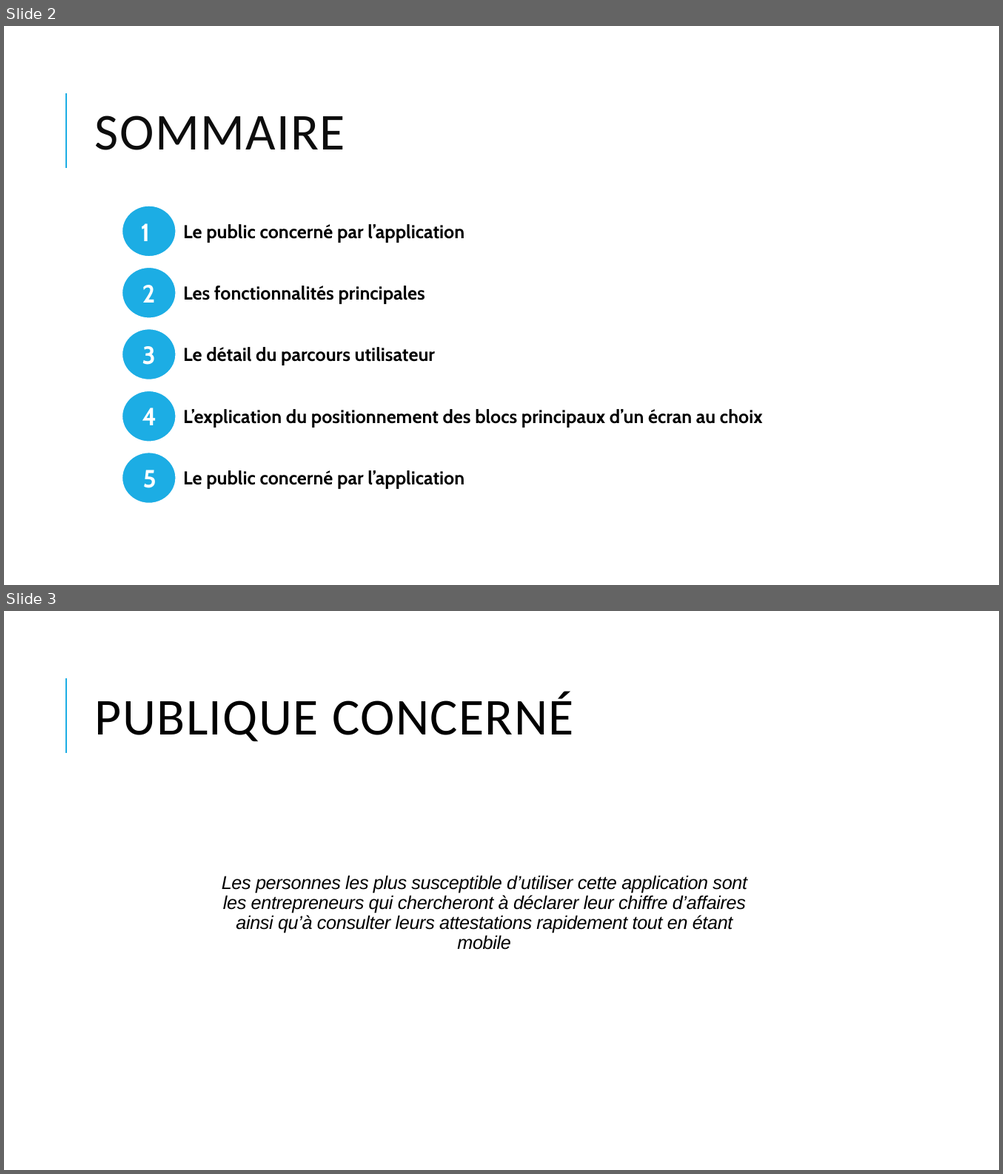
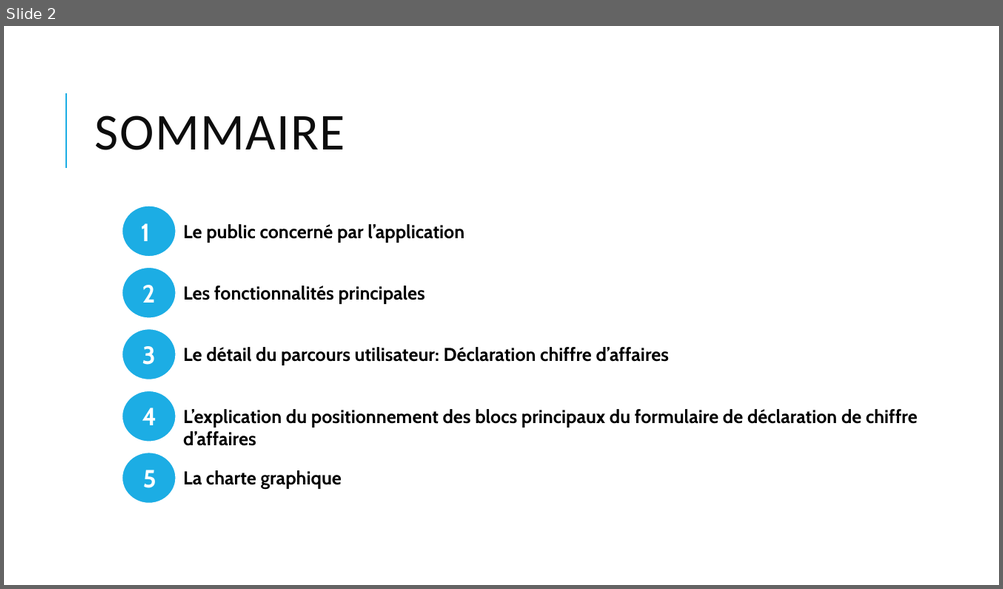
Before and after one commit to AmauryDoux/UrssaffMobile, a slide deck: AmauryDoux-UrssafMobile presentation.pptx. Shown one above the other, each under a label of ours: slides 2 and 3 before the commit, slide 2 after it. The pictures are 1003x1174 and 1003x589 pixels, drawn with LibreOffice and Linux fonts; fonts in the diff are those of the drawing. Boxes give left, top, right and bottom in pixels: in the first picture for what was removed or moved away, otherwise in the second. Text is boxed around its words. In the diff, an @@ line names an element or a change of style, - is before the commit and + after.

```diff
--- a/AmauryDoux-UrssafMobile presentation.pptx
+++ b/AmauryDoux-UrssafMobile presentation.pptx
@@ slide 3 removed at (x1=4, y1=611, x2=999, y2=1170), background #FFFFFF; not listed: 1 template element that a slide beside it also shows @@
@@ title removed at (x1=95, y1=692, x2=574, y2=742) @@
-PUBLIQUE CONCERNÉ
@@ text removed at (x1=222, y1=875, x2=747, y2=950) @@
-Les personnes les plus susceptible d’utiliser cette application sont les entrepreneurs qui chercheront à déclarer leur chiffre d’affaires ainsi qu’à consulter leurs attestations rapidement tout en étant mobile
@@ slide 2 changed as well @@
@@ text at (x1=183, y1=347, x2=669, y2=366): text changed @@
-Le détail du parcours utilisateur
+Le détail du parcours utilisateur: Déclaration chiffre d’affaires
@@ text at (x1=183, y1=409, x2=917, y2=446): text changed @@
-L’explication du positionnement des blocs principaux d’un écran au choix
+L’explication du positionnement des blocs principaux du formulaire de déclaration de chiffre d’affaires
@@ text at (x1=183, y1=471, x2=341, y2=490): text changed @@
-Le public concerné par l’application
+La charte graphique
```
Also in this commit, not shown: 6 other slides changed, 4 slides added, 4 other slides removed.
